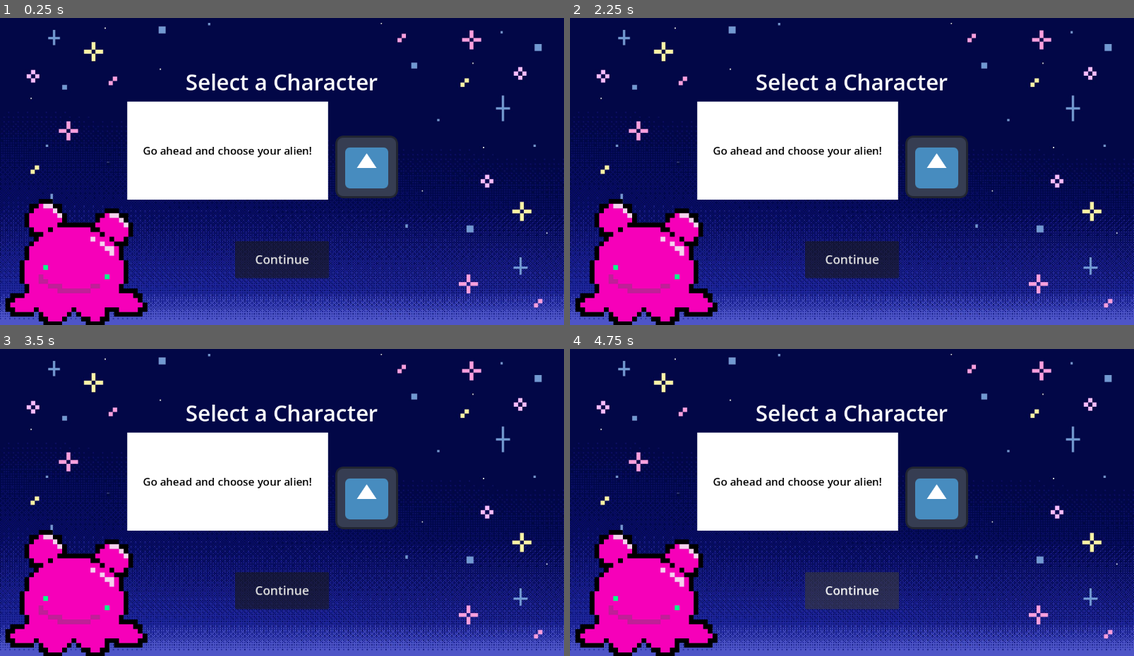
Above: before the commit, frames 1-4 (two rows, left to right).
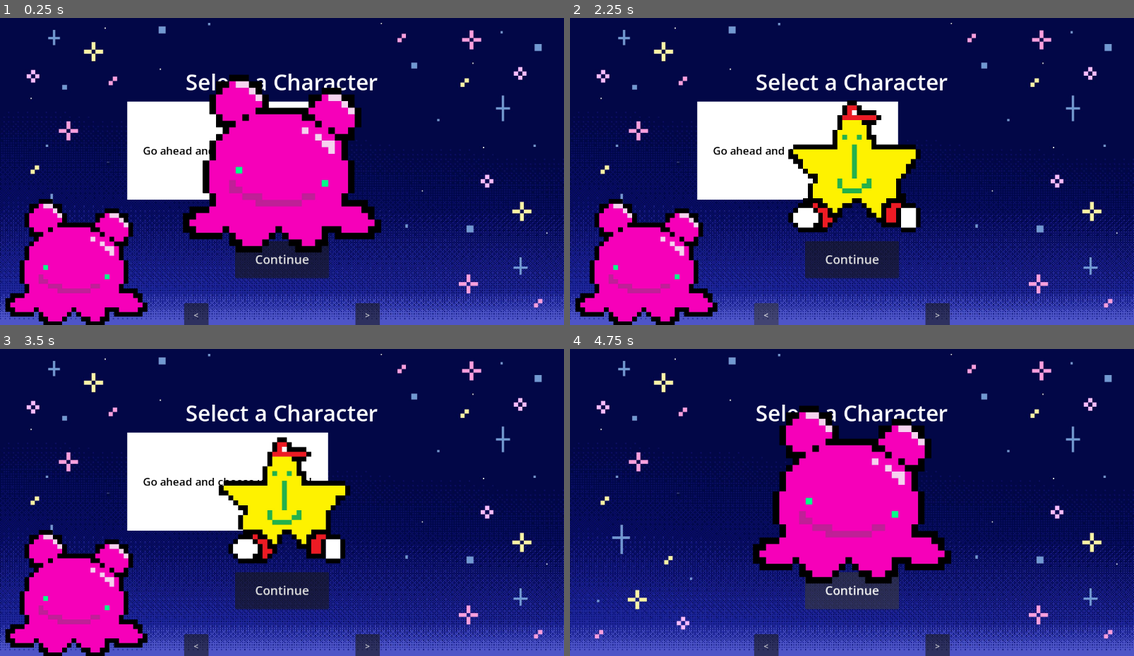
Above: after the commit, the same moments.

Repository: asiderys/ROOT16-Game-Jam
Game: Godot game, scene res://character_selection/character_selection.tscn
The game is run twice, just before and just after one commit, with the same random seed, the same clock (stepped at 60 frames per second) and the same inputs. This scene is started directly instead of the project's main scene. The engine's default icon, where the game draws it, is replaced by a stand-in: a white triangle on a blue panel in a dark square.
Inputs (mouse positions are in pixels of both pictures, inside the frame that each line leads up to):
- Up to frame 1 (0.25 s): no input
- Up to frame 2 (2.25 s): click (767, 168) at 0.52 s; click (852, 168) at 1.27 s; click (767, 315) at 2 s, where only the run after the commit has a clickable "<"
- Up to frame 3 (3.5 s): click (366, 499) at 2.77 s
- Up to frame 4 (4.75 s): click (936, 646) at 3.5 s, where only the run after the commit has a clickable ">"; click "Continue" at 4.25 s

The runs differ from the first frame. In frame 1, 16% of the frame differs, in the area x 32-71%, y 18-100%; in frame 2, 8.8%; in frame 3, 8.2%; in frame 4, 28%, in the area x 0-71%, y 18-100%.

Commit message:
Added multi-character selection

Diff:
--- /dev/null
+++ b/art/aliens/PT/PT_frames.tres
@@ -0,0 +1,18 @@
+[gd_resource type="SpriteFrames" format=3 uid="uid://fa0ygf7kd8x7"]
+
+[ext_resource type="Texture2D" uid="uid://b1p4qpv6qaqda" path="res://art/aliens/PT/PT 1.png" id="1_ve2ki"]
+[ext_resource type="Texture2D" uid="uid://cyc7n2sn1x1rs" path="res://art/aliens/PT/PT 2.png" id="2_27ai8"]
+
+[resource]
+animations = [{
+"frames": [{
+"duration": 1.0,
+"texture": ExtResource("1_ve2ki")
+}, {
+"duration": 1.0,
+"texture": ExtResource("2_27ai8")
+}],
+"loop": true,
+"name": &"default",
+"speed": 5.0
+}]
--- /dev/null
+++ b/art/aliens/SPHEEP/SPHEEP_frames.tres
@@ -0,0 +1,18 @@
+[gd_resource type="SpriteFrames" format=3 uid="uid://djg2fyic5t3ck"]
+
+[ext_resource type="Texture2D" uid="uid://cwba0tm3vbqg5" path="res://art/aliens/SPHEEP/SPHEEP 1.png" id="1_x8jvi"]
+[ext_resource type="Texture2D" uid="uid://ciuqgfnm464tc" path="res://art/aliens/SPHEEP/SPHEEP 2.png" id="2_1ca42"]
+
+[resource]
+animations = [{
+"frames": [{
+"duration": 1.0,
+"texture": ExtResource("1_x8jvi")
+}, {
+"duration": 1.0,
+"texture": ExtResource("2_1ca42")
+}],
+"loop": true,
+"name": &"default",
+"speed": 5.0
+}]
--- /dev/null
+++ b/art/aliens/bello_jello/bello_jello_frames.tres
@@ -0,0 +1,18 @@
+[gd_resource type="SpriteFrames" format=3 uid="uid://cgm3i5qw0i7lu"]
+
+[ext_resource type="Texture2D" uid="uid://b1m56vhpwqk83" path="res://art/aliens/bello_jello/Bello Jello 1.png" id="1_5jttb"]
+[ext_resource type="Texture2D" uid="uid://bhcy5t7to1na8" path="res://art/aliens/bello_jello/Bello Jello 2.png" id="2_4y67b"]
+
+[resource]
+animations = [{
+"frames": [{
+"duration": 1.0,
+"texture": ExtResource("1_5jttb")
+}, {
+"duration": 1.0,
+"texture": ExtResource("2_4y67b")
+}],
+"loop": true,
+"name": &"default",
+"speed": 5.0
+}]
--- /dev/null
+++ b/art/aliens/blorpl/blorpl_frames.tres
@@ -0,0 +1,18 @@
+[gd_resource type="SpriteFrames" format=3 uid="uid://damlu10ku3ce"]
+
+[ext_resource type="Texture2D" uid="uid://chsv3v62m1en2" path="res://art/aliens/blorpl/borpl01.png" id="1_fnoro"]
+[ext_resource type="Texture2D" uid="uid://c7lfiyixgea4l" path="res://art/aliens/blorpl/borpl02.png" id="2_mplrr"]
+
+[resource]
+animations = [{
+"frames": [{
+"duration": 1.0,
+"texture": ExtResource("1_fnoro")
+}, {
+"duration": 1.0,
+"texture": ExtResource("2_mplrr")
+}],
+"loop": true,
+"name": &"default",
+"speed": 5.0
+}]
--- /dev/null
+++ b/art/aliens/goomi_gami/goomi_gami_frames.tres
@@ -0,0 +1,18 @@
+[gd_resource type="SpriteFrames" format=3 uid="uid://cep1o2qlldjk4"]
+
+[ext_resource type="Texture2D" uid="uid://duw85n57sr7cu" path="res://art/aliens/goomi_gami/GOOMI & GAMI 1.png" id="1_cv8nj"]
+[ext_resource type="Texture2D" uid="uid://jya3qsgneugf" path="res://art/aliens/goomi_gami/GOOMI & GAMI 2.png" id="2_c5vi4"]
+
+[resource]
+animations = [{
+"frames": [{
+"duration": 1.0,
+"texture": ExtResource("1_cv8nj")
+}, {
+"duration": 1.0,
+"texture": ExtResource("2_c5vi4")
+}],
+"loop": true,
+"name": &"default",
+"speed": 5.0
+}]
--- /dev/null
+++ b/art/aliens/orb/orb_frames.tres
@@ -0,0 +1,18 @@
+[gd_resource type="SpriteFrames" format=3 uid="uid://bc6d26t8fphx5"]
+
+[ext_resource type="Texture2D" uid="uid://ck73yqfjwfe28" path="res://art/aliens/orb/Orb 1.png" id="1_4ctyb"]
+[ext_resource type="Texture2D" uid="uid://h58yrof3nk6b" path="res://art/aliens/orb/Orb 2.png" id="2_0584n"]
+
+[resource]
+animations = [{
+"frames": [{
+"duration": 1.0,
+"texture": ExtResource("1_4ctyb")
+}, {
+"duration": 1.0,
+"texture": ExtResource("2_0584n")
+}],
+"loop": true,
+"name": &"default",
+"speed": 5.0
+}]
--- /dev/null
+++ b/art/aliens/sausage/sausage_frames.tres
@@ -0,0 +1,18 @@
+[gd_resource type="SpriteFrames" format=3 uid="uid://dwxu5gdn6btil"]
+
+[ext_resource type="Texture2D" uid="uid://bn6a8ngyls65o" path="res://art/aliens/sausage/Sausage 1.png" id="1_lu21t"]
+[ext_resource type="Texture2D" uid="uid://brlviw4qghga1" path="res://art/aliens/sausage/Sausage 2.png" id="2_qloom"]
+
+[resource]
+animations = [{
+"frames": [{
+"duration": 1.0,
+"texture": ExtResource("1_lu21t")
+}, {
+"duration": 1.0,
+"texture": ExtResource("2_qloom")
+}],
+"loop": true,
+"name": &"default",
+"speed": 5.0
+}]
--- /dev/null
+++ b/art/aliens/strange_steve/strange_steve_frames.tres
@@ -0,0 +1,18 @@
+[gd_resource type="SpriteFrames" format=3 uid="uid://ctwie4j1g058m"]
+
+[ext_resource type="Texture2D" uid="uid://wer4imkkv2fv" path="res://art/aliens/strange_steve/Strange Steve 1.png" id="1_4dkkn"]
+[ext_resource type="Texture2D" uid="uid://cunq7hjv86l88" path="res://art/aliens/strange_steve/Strange Steve 2.png" id="2_0rlvj"]
+
+[resource]
+animations = [{
+"frames": [{
+"duration": 1.0,
+"texture": ExtResource("1_4dkkn")
+}, {
+"duration": 1.0,
+"texture": ExtResource("2_0rlvj")
+}],
+"loop": true,
+"name": &"default",
+"speed": 5.0
+}]
--- a/character_selection/character_selection.gd
+++ b/character_selection/character_selection.gd
@@ -1,7 +1,26 @@
 extends Control
 
-func select_character(button):
-	global.player_sprite = button.texture_normal
+var aliens = [
+	"blorpl",
+	"bello_jello",
+	"goomi_gami",
+	"orb",
+	"PT",
+	"sausage",
+	"SPHEEP",
+	"strange_steve"
+]
+var current_alien = 0
 func _ready() -> void:
-	for button in $CharacterBox.get_children():
-		button.pressed.connect(select_character.bind(button))
+	$SelectedVBox/SelectedHBox/Selected.sprite_frames = load("res://art/aliens/" + aliens[current_alien] + "/" + aliens[current_alien] + "_frames.tres")
+	$SelectedVBox/SelectedHBox/Selected.play()
+func next_sprite():
+	current_alien = (current_alien + 1) % len(aliens)
+	$SelectedVBox/SelectedHBox/Selected.sprite_frames = load("res://art/aliens/" + aliens[current_alien] + "/" + aliens[current_alien] + "_frames.tres")
+	$SelectedVBox/SelectedHBox/Selected.play()
+	global.player_sprite = $SelectedVBox/SelectedHBox/Selected.sprite_frames
+func prev_sprite():
+	current_alien = (current_alien - 1) % len(aliens)
+	$SelectedVBox/SelectedHBox/Selected.sprite_frames = load("res://art/aliens/" + aliens[current_alien] + "/" + aliens[current_alien] + "_frames.tres")
+	$SelectedVBox/SelectedHBox/Selected.play()
+	global.player_sprite = $SelectedVBox/SelectedHBox/Selected.sprite_frames
--- a/character_selection/character_selection.tscn
+++ b/character_selection/character_selection.tscn
@@ -2,25 +2,10 @@
 
 [ext_resource type="Texture2D" uid="uid://4vr8qb8wiqpq" path="res://art/backgrounds/start_page_bg.jpg" id="1_0p0vs"]
 [ext_resource type="Script" uid="uid://dlqipr3q8uaas" path="res://character_selection/character_selection.gd" id="1_g8q2a"]
-[ext_resource type="Texture2D" uid="uid://fo27rpgrtwec" path="res://icon.svg" id="2_g8q2a"]
 [ext_resource type="Script" uid="uid://bvfeguayyunjg" path="res://character_selection/guide.gd" id="4_etmm7"]
-[ext_resource type="Texture2D" uid="uid://chsv3v62m1en2" path="res://art/aliens/blorpl/borpl01.png" id="4_qda2x"]
-[ext_resource type="Texture2D" uid="uid://c7lfiyixgea4l" path="res://art/aliens/blorpl/borpl02.png" id="5_etmm7"]
+[ext_resource type="SpriteFrames" uid="uid://damlu10ku3ce" path="res://art/aliens/blorpl/blorpl_frames.tres" id="5_etmm7"]
+[ext_resource type="SpriteFrames" uid="uid://ctwie4j1g058m" path="res://art/aliens/strange_steve/strange_steve_frames.tres" id="7_0lje1"]
 [ext_resource type="PackedScene" uid="uid://8qay6q5iwyxt" path="res://alien_voice/alien_voice.tscn" id="7_odr2s"]
-
-[sub_resource type="SpriteFrames" id="SpriteFrames_odr2s"]
-animations = [{
-"frames": [{
-"duration": 1.0,
-"texture": ExtResource("4_qda2x")
-}, {
-"duration": 1.0,
-"texture": ExtResource("5_etmm7")
-}],
-"loop": true,
-"name": &"default",
-"speed": 5.0
-}]
 
 [node name="CharacterSelection" type="Control" unique_id=93252415]
 layout_mode = 3
@@ -52,37 +37,6 @@
 text = "Select a Character"
 horizontal_alignment = 1
 vertical_alignment = 1
-
-[node name="CharacterBox" type="HBoxContainer" parent="." unique_id=1984510769]
-layout_mode = 1
-anchors_preset = 14
-anchor_top = 0.5
-anchor_right = 1.0
-anchor_bottom = 0.5
-offset_top = -64.0
-offset_bottom = 64.0
-grow_horizontal = 2
-grow_vertical = 2
-theme_override_constants/separation = 45
-alignment = 1
-
-[node name="TextureButton3" type="TextureButton" parent="CharacterBox" unique_id=342458025]
-layout_mode = 2
-size_flags_horizontal = 4
-size_flags_vertical = 4
-texture_normal = ExtResource("2_g8q2a")
-
-[node name="TextureButton4" type="TextureButton" parent="CharacterBox" unique_id=1314993141]
-layout_mode = 2
-size_flags_horizontal = 4
-size_flags_vertical = 4
-texture_normal = ExtResource("2_g8q2a")
-
-[node name="TextureButton5" type="TextureButton" parent="CharacterBox" unique_id=1542591608]
-layout_mode = 2
-size_flags_horizontal = 4
-size_flags_vertical = 4
-texture_normal = ExtResource("2_g8q2a")
 
 [node name="ContinueContainer" type="Control" parent="." unique_id=935102749]
 layout_mode = 1
@@ -123,7 +77,7 @@
 [node name="GuideFrames" type="AnimatedSprite2D" parent="Guide" unique_id=680985601]
 position = Vector2(156, -83.00001)
 scale = Vector2(0.21444449, 0.21444446)
-sprite_frames = SubResource("SpriteFrames_odr2s")
+sprite_frames = ExtResource("5_etmm7")
 
 [node name="AlienVoice" parent="Guide" unique_id=137993742 instance=ExtResource("7_odr2s")]
 
@@ -147,3 +101,47 @@
 horizontal_alignment = 1
 vertical_alignment = 1
 autowrap_mode = 3
+
+[node name="SelectedVBox" type="VBoxContainer" parent="." unique_id=1446250245]
+layout_mode = 1
+anchors_preset = 13
+anchor_left = 0.5
+anchor_right = 0.5
+anchor_bottom = 1.0
+grow_horizontal = 2
+grow_vertical = 2
+alignment = 1
+
+[node name="SelectedHBox" type="HBoxContainer" parent="SelectedVBox" unique_id=1473841477]
+layout_mode = 2
+alignment = 1
+
+[node name="Selected" type="AnimatedSprite2D" parent="SelectedVBox/SelectedHBox" unique_id=1273799432]
+scale = Vector2(0.3, 0.3)
+sprite_frames = ExtResource("7_0lje1")
+
+[node name="ChangeSprite" type="HBoxContainer" parent="." unique_id=43734237]
+layout_mode = 1
+anchors_preset = 14
+anchor_top = 0.5
+anchor_right = 1.0
+anchor_bottom = 0.5
+offset_top = 279.0
+offset_bottom = 329.0
+grow_horizontal = 2
+grow_vertical = 2
+theme_override_constants/separation = 300
+alignment = 1
+
+[node name="Prev" type="Button" parent="ChangeSprite" unique_id=151221283]
+custom_minimum_size = Vector2(50, 50)
+layout_mode = 2
+text = "<"
+
+[node name="Next" type="Button" parent="ChangeSprite" unique_id=1683792461]
+custom_minimum_size = Vector2(50, 50)
+layout_mode = 2
+text = ">"
+
+[connection signal="pressed" from="ChangeSprite/Prev" to="." method="prev_sprite"]
+[connection signal="pressed" from="ChangeSprite/Next" to="." method="next_sprite"]
--- a/character_selection/guide.gd
+++ b/character_selection/guide.gd
@@ -3,3 +3,5 @@
 func _ready() -> void:
 	$GuideFrames.play()
 	$AlienVoice.speak("Go ahead and choose your alien!")
+	await get_tree().create_timer(4).timeout
+	self.visible = false
--- a/start_screen/startScreen.tscn
+++ b/start_screen/startScreen.tscn
@@ -68,5 +68,6 @@
 [node name="TitleMusic" type="AudioStreamPlayer2D" parent="." unique_id=1403443352]
 stream = ExtResource("5_o6flq")
 autoplay = true
+parameters/looping = true
 
 [connection signal="pressed" from="play-button" to="." method="_on_playbutton_pressed"]
Binary file added: SPACESHIP BASE.png
Not shown, added: SPACESHIP BASE.png.import
Binary file added: SPACESHIP No Windows.png
Not shown, added: SPACESHIP No Windows.png.import
Binary file added: art/aliens/PT/PT 1.png
Not shown, added: art/aliens/PT/PT 1.png.import
Binary file added: art/aliens/PT/PT 2.png
Not shown, added: art/aliens/PT/PT 2.png.import
Binary file added: art/aliens/SPHEEP/SPHEEP 1.png
Not shown, added: art/aliens/SPHEEP/SPHEEP 1.png.import
Binary file added: art/aliens/SPHEEP/SPHEEP 2.png
Not shown, added: art/aliens/SPHEEP/SPHEEP 2.png.import
(and 20 more such lines)
